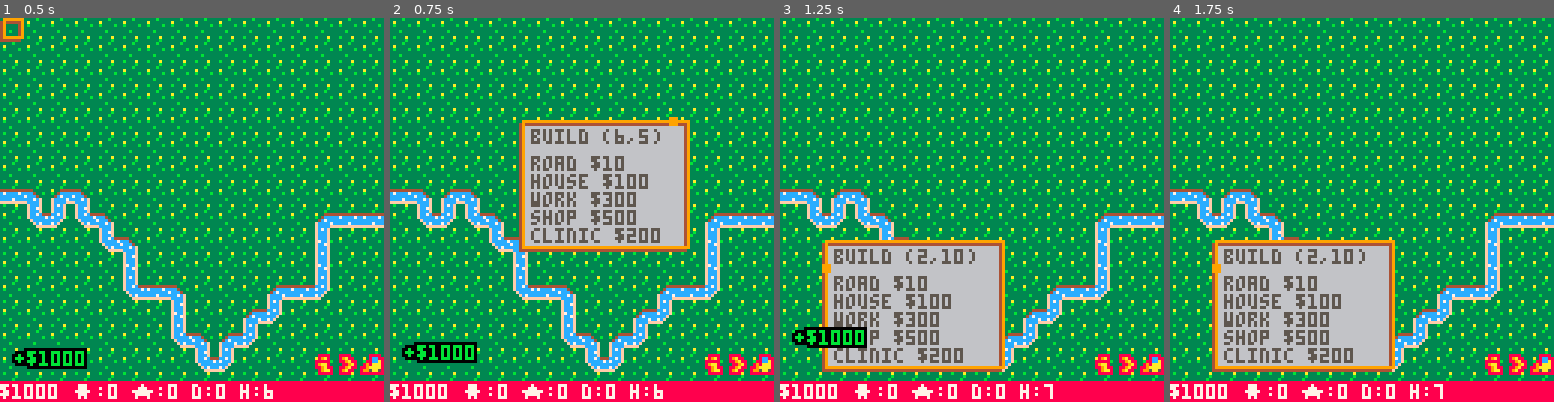
Above: before the commit, frames 1-4 (left to right).
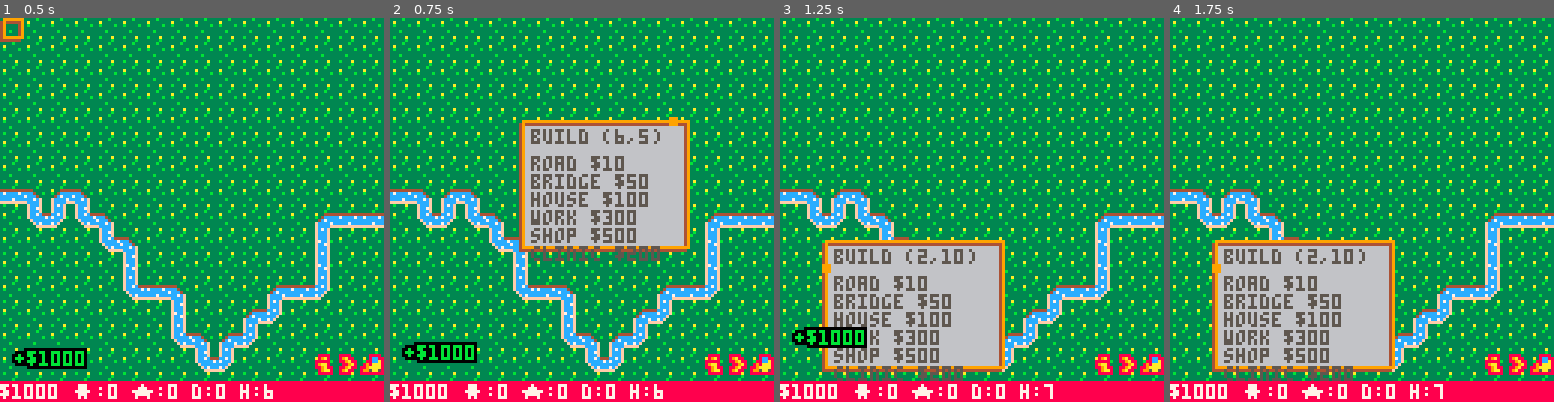
Above: after the commit, the same moments.

Repository: juliusspeak/city_builder
Game: PICO-8 cartridge city_builder.p8
Same seed, same stepped clock (60 frames per second), same inputs: the game is played once before the commit and once after it.
Inputs (mouse positions are in pixels of both pictures, inside the frame that each line leads up to):
- Up to frame 1 (0.5 s): no input
- Up to frame 2 (0.75 s): click (670, 121) at 0.67 s
- Up to frame 3 (1.25 s): click (826, 267) at 1.22 s
- Up to frame 4 (1.75 s): no input

Frame 1 is identical in both runs. In frame 2, 2.0% of the frame differs, in the area x 36-71%, y 40-64%; in frame 3, 1.9%; in frame 4, 2.0%.

Commit message:
new ui info for buildings, working bridges

Diff:
--- a/build.lua
+++ b/build.lua
@@ -3,7 +3,7 @@
 	local y = mouse_cell.y/8
 	local price = bld_price[bld]
 
-	if can_build(x,y,price) then
+	if can_build(x,y,price,bld) then
 		spr_build(bld,x,y)
 		money -= price
 		local building = building(bld,x,y)
@@ -13,19 +13,25 @@
 	end
 end
 
-function can_build(x,y,price)
-	if spr_map[y][x] == 0 and
-	spr_map[y][x+1] == 0 and
-	spr_map[y+1][x] == 0 and
-	spr_map[y+1][x+1] == 0 then
-		if money >= price then
-			return true
-		else
-			return false
+function can_build(x,y,price,bld)
+	local permit = true
+
+	if bld == "bridge" then
+		if not has({37,52},spr_map[y][x]) then
+			permit = false
 		end
 	else
-		return false
+		if spr_map[y][x] != 0 or spr_map[y][x+1] != 0 or
+		spr_map[y+1][x] != 0 or spr_map[y+1][x+1] != 0 then
+			permit = false
+		end
 	end
+
+	if money < price then
+		permit = false
+	end
+
+	return permit
 end
 
 function spr_build(bld,x,y)
@@ -38,11 +44,23 @@
         spr = {6,7,22,23}
 	elseif bld == "shop" then
         spr = {34,35,50,51}
+	elseif bld == "bridge" then
+		if spr_map[y][x] == 37 then
+        	spr = {59}
+		elseif spr_map[y][x] == 52 then
+        	spr = {43}
+		end
 	end
     spr_map[y][x] = spr[1]
-    spr_map[y][x+1] = spr[2]
-    spr_map[y+1][x] = spr[3]
-    spr_map[y+1][x+1] = spr[4]
+	if spr[2] != nil then
+    	spr_map[y][x+1] = spr[2]
+	end
+	if spr[3] != nil then
+    	spr_map[y+1][x] = spr[3]
+	end
+	if spr[4] != nil then
+    	spr_map[y+1][x+1] = spr[4]
+	end
 end
 
 function building(name,x,y)
@@ -53,17 +71,36 @@
 		info = {}
 	}
 	if name == "house" then
-		obj["info"]["tenants"] = 100
-		obj["info"]["has work"] = "no"
-		obj["info"]["has shop"] = "no"
-		obj["info"]["work hr"] = 0
-		obj["info"]["shop hr"] = 0
+		obj["work hr"] = 0
+		obj["shop hr"] = 0
+		obj["has work"] = "no"
+		obj["has shop"] = "no"
+		obj["tenants"] = 100
 		obj["works"] = {}
 		obj["shops"] = {}
+
+		obj["max tenants"] = 100
 	elseif name == "work" then
-		obj["info"]["workers"] = 0
+		obj["workers"] = 0
+		obj["max workers"] = 300
 	elseif name == "shop" then
-		obj["info"]["buyers"] = 0
+		obj["buyers"] = 0
+		obj["max buyers"] = 500
+	end
+
+	function obj:get_info()
+		if name == "house" then
+			obj["info"]["tenants:"] = self["tenants"].."/"..self["max tenants"]
+			obj["info"]["connected to work:"] = self["has work"]
+			obj["info"]["connected to shop:"] = self["has shop"]
+			obj["info"]["work travel:"] = self["work hr"].." hr"
+			obj["info"]["shop travel:"] = self["shop hr"].." hr"
+		elseif name == "work" then
+			obj["info"]["workers:"] = self["workers"].."/"..self["max workers"]
+		elseif name == "shop" then
+			obj["info"]["buyers:"] = self["buyers"].."/"..self["max buyers"]
+		end
+		return obj["info"]
 	end
 
 	function obj:self_destroy()
--- a/city.lua
+++ b/city.lua
@@ -24,10 +24,10 @@
     end
 
     for house in all(houses) do
-        local part = ceil(100/house.info["work hr"])
+        local part = ceil(100/house["work hr"])
         local work = get_nearest_work(house)
 
-        if work != nil and work.info["workers"] < 300 and house.info["tenants"] > 0 then
+        if work != nil and work["workers"] < 300 and house["tenants"] > 0 then
             local remain = work_increase_workers(work, part)
             house_reduce_tenats(house, remain)
         end
@@ -42,10 +42,10 @@
     end
 
     for house in all(houses) do
-        local part = ceil(100/house.info["shop hr"])
+        local part = ceil(100/house["shop hr"])
         local shop = get_nearest_shop(house)
 
-        if shop != nil and shop.info["buyers"] < 500 and house.info["tenants"] > 0 then
+        if shop != nil and shop["buyers"] < 500 and house["tenants"] > 0 then
             local remain = shop_increase_buyers(shop, part)
             house_reduce_tenats(house, remain)
         end
@@ -70,17 +70,17 @@
         local from_bld
         local type
         if from == "work" then
-            part = ceil(100/house.info["work hr"])
+            part = ceil(100/house["work hr"])
             from_bld = get_nearest_work(house)
             type = "workers"
         elseif from == "shop" then
-            part = ceil(100/house.info["work hr"])
+            part = ceil(100/house["work hr"])
             from_bld = get_nearest_shop(house)
             type = "buyers"
         end
 
 
-        if from_bld != nil and from_bld.info[type] > 0 and house.info["tenants"] < 100 then
+        if from_bld != nil and from_bld[type] > 0 and house["tenants"] < 100 then
             local remain = house_increase_tenats(house, part)
             if from == "work" then
                 work_reduce_workers(from_bld, remain)
@@ -96,7 +96,7 @@
     local workers = 0
 
     for w in all(works) do
-        workers += w.info["workers"]
+        workers += w["workers"]
     end
 
     if money >= ceil(workers/10) then
@@ -110,7 +110,7 @@
     local buyers = 0
 
     for b in all(shops) do
-        buyers += b.info["buyers"]
+        buyers += b["buyers"]
     end
 
     if goods >= 0 then
@@ -130,6 +130,6 @@
     return blds
 end
 
-function set_info(bld,name,val)
-    bld.info[name] = val
+function set_bld_val(bld,name,val)
+    bld[name] = val
 end
--- a/city_builder.p8
+++ b/city_builder.p8
@@ -31,22 +31,22 @@
 000000000889a8805dd56dccdccdccd557756777777777755456414141414145061a1600cc6cc44c00000000061a1d6666666666000000000000000000000000
 00000000089a88005dd66dddddddddd557766777777777755466444444444445061116000ccccc4c000000000611160000000000000000000000000000000000
 0000000008888000556666666666665555666666666666555566666666666655061a160000000ccc00000000061a160000000000000000000000000000000000
-00000000000000005555555555555555000000000000000000000000000000000611160000000000061116000444444000000000000000000000000000000000
-0000000088888000588888888888888500004444444444444440000000000000061a1d55000888805d1a16004444444400888800000000000000000000000000
+00000000000000005555555555555555000000000000000000000000000000000611160000000000061116000999999000000000000000000000000000000000
+0000000088888000588888888888888500004444444444444440000000000000061a1d55000888805d1a16009444444900888800000000000000000000000000
 0000000089aa880058eeeeeeeeeeee850004ccccc7cccc7cccc4000000000000061111110008cc88111116004dddddd40089a800000000000000000000000000
 00000000889aa88058eeeeeeeeeeee85004c7ccccccccccc7ccc40000000000000611a1a0088cca81a1160001dddddd108888800000000000000000000000000
 000000000889aa8058e6666666666e850fcccc7ccccc7cccccc7cf0000000000000611110898aaa8111600001dddddd1089aa800000000000000000000000000
-00000000889aa88058e6666666666e850fccccfffffffffffccccf000000000000006666889aaaa866600000144444410889a880000000000000000000000000
-0000000089aa880058888888888888850fc7cf00000000000fcccf0000000000000000008995aa5800000000444444440089aa80000000000000000000000000
+00000000889aa88058e6666666666e850fccccfffffffffffccccf000000000000006666889aaaa866600000199999910889a880000000000000000000000000
+0000000089aa880058888888888888850fc7cf00000000000fcccf0000000000000000008995aa5800000000944444490089aa80000000000000000000000000
 000000008888800058787878787878750fcccf00000000000fcc7f00000000000000000088888888000000004000000400888880000000000000000000000000
-000000000000000058787878787878750fcccf000fcccf000fcccf00000000000000000000000000000000004411114400000000000000000000000000000000
-000000000888880056666666666666650fcccf000fcc7c444cc7cf000000000000000000000000000000000004dddd4000000000000000000000000000000000
-000000000898a80057777777777777750f7ccf000fccccc7c7cccf000000000000000000000000000000000004dddd4000000000000000000000000000000000
-000000000898a80057888877777777750fcc7f0000fcccccccccf0000000000000000000000000000000000004dddd4000000000000000000000000000000000
-000000000898a80057755777777777750fcccf00000fc7ccc7cf00000000000000000000000000000000000004dddd4000000000000000000000000000000000
-000000000898a80057756777777777750fcccf000000fffffff000000000000000000000000000000000000004dddd4000000000000000000000000000000000
-000000000898a80055766777777777550fc7cf000000000000000000000000000000000000000000000000000411114000000000000000000000000000000000
-000000000888880055666666666666550fcccf000000000000000000000000000000000000000000000000004411114400000000000000000000000000000000
+000000000000000058787878787878750fcccf000fcccf000fcccf00000000000000000000000000000000009411114900000000000000000000000000000000
+000000000888880056666666666666650fcccf000fcc7c444cc7cf000000000000000000000000000000000009dddd9000000000000000000000000000000000
+000000000898a80057777777777777750f7ccf000fccccc7c7cccf000000000000000000000000000000000009dddd9000000000000000000000000000000000
+000000000898a80057888877777777750fcc7f0000fcccccccccf0000000000000000000000000000000000009dddd9000000000000000000000000000000000
+000000000898a80057755777777777750fcccf00000fc7ccc7cf00000000000000000000000000000000000009dddd9000000000000000000000000000000000
+000000000898a80057756777777777750fcccf000000fffffff000000000000000000000000000000000000009dddd9000000000000000000000000000000000
+000000000898a80055766777777777550fc7cf000000000000000000000000000000000000000000000000000911119000000000000000000000000000000000
+000000000888880055666666666666550fcccf000000000000000000000000000000000000000000000000009411114900000000000000000000000000000000
 __map__
 0101010101010101010101010101010101010000000000000000000000000000000000000000000000000000000000000000000000000000000000000000000000000000000000000000000000000000000000000000000000000000000000000000000000000000000000000000000000000000000000000000000000000000
 0101010101010101010101010101010101010000000000000000000000000000000000000000000000000000000000000000000000000000000000000000000000000000000000000000000000000000000000000000000000000000000000000000000000000000000000000000000000000000000000000000000000000000
--- a/globals.lua
+++ b/globals.lua
@@ -21,7 +21,7 @@
 
 	particles = {}
 --sprites----------------------
-	road_sprites = {8,9,10,11,12,13,24,25,27,28,40,42}
+	road_sprites = {8,9,10,11,12,13,24,25,27,28,40,42, 43,59}
 	river_sprites = {36,37,38,52,53,54}
 	spr_map = {}
 	for y=-1,16 do
@@ -35,6 +35,7 @@
 	builds = {}
 	bld_price = {
 		road = 10,
+		bridge = 50,
 		house = 100,
 		clinic = 200,
 		work = 300,
--- a/house.lua
+++ b/house.lua
@@ -2,18 +2,18 @@
     for house in all(get_blds("house")) do
 
         if dict_size(house.works) > 0 then
-            set_info(house,"has work","yes")
-            set_info(house,"work hr",999)
+            set_bld_val(house,"has work","yes")
+            set_bld_val(house,"work hr",999)
 
             for work, hr in pairs(house.works) do
-                if hr < house.info["work hr"] then
-                   set_info(house,"work hr",hr)
+                if hr < house["work hr"] then
+                   set_bld_val(house,"work hr",hr)
                 end
             end
 
         else
-            set_info(house,"has work","no")
-            set_info(house,"work hr",0)
+            set_bld_val(house,"has work","no")
+            set_bld_val(house,"work hr",0)
         end
     end
 end
@@ -66,18 +66,18 @@
     for house in all(get_blds("house")) do
 
         if dict_size(house.shops) > 0 then
-            set_info(house,"has shop","yes")
-            set_info(house,"shop hr",999)
+            set_bld_val(house,"has shop","yes")
+            set_bld_val(house,"shop hr",999)
 
             for shop, hr in pairs(house.shops) do
-                if hr < house.info["shop hr"] then
-                   set_info(house,"shop hr",hr)
+                if hr < house["shop hr"] then
+                   set_bld_val(house,"shop hr",hr)
                 end
             end
 
         else
-            set_info(house,"has shop","no")
-            set_info(house,"shop hr",0)
+            set_bld_val(house,"has shop","no")
+            set_bld_val(house,"shop hr",0)
         end
     end
 end
@@ -87,7 +87,7 @@
     local del_list = {}
 
     for h in all(houses) do
-        if h.info["has work"] == "no" then
+        if h["has work"] == "no" then
             add(del_list,h)
         end
     end
@@ -98,17 +98,17 @@
 end
 
 function house_increase_tenats(house, count)
-    local tenants = house.info["tenants"]
+    local tenants = house["tenants"]
     if tenants < 100 then
         count = min(100 - tenants,count)
-        set_info(house,"tenants",tenants+count)
+        set_bld_val(house,"tenants",tenants+count)
     end
     return count
 end
 function house_reduce_tenats(house, count)
-    local tenants = house.info["tenants"]
+    local tenants = house["tenants"]
     count = min(count,tenants)
-    set_info(house,"tenants",tenants-count)
+    set_bld_val(house,"tenants",tenants-count)
 end
 
 function get_houses_with_shop()
@@ -116,7 +116,7 @@
     local del_list = {}
 
     for h in all(houses) do
-        if h.info["has shop"] == "no" then
+        if h["has shop"] == "no" then
             add(del_list,h)
         end
     end
--- a/main.lua
+++ b/main.lua
@@ -1,7 +1,7 @@
 function _init()
 	set_globals()
 	poke(0x5f2d, 0x1)
-	draw_river(0,flr(rnd(15)))
+	draw_river(0,flr(rnd(5))+5)
 	fix_roads()
 end
 
--- a/roads.lua
+++ b/roads.lua
@@ -31,50 +31,54 @@
 end
 
 function set_sides(n,s,e,w,x,y)
+	local spr_n
 	if n and s and not e and not w then
-		spr_map[y][x] = 24
+		spr_n = 24
 	end
 	if not n and not s and e and w then
-		spr_map[y][x] = 9
+		spr_n = 9
 	end
 	if not n and not s and	not e and w then
-		spr_map[y][x] = 9
+		spr_n = 9
 	end
 	if not n and not s and	e and not w then
-		spr_map[y][x] = 9
+		spr_n = 9
 	end
 	if n and not s and	not e and not w then
-		spr_map[y][x] = 24
+		spr_n = 24
 	end
 	if not n and s and	not e and not w then
-		spr_map[y][x] = 24
+		spr_n = 24
 	end
 	if n and s and e and w then
-		spr_map[y][x] = 13
+		spr_n = 13
 	end
 	if not n and s and e and w then
-		spr_map[y][x] = 11
+		spr_n = 11
 	end
 	if n and s and e and not w then
-		spr_map[y][x] = 12
+		spr_n = 12
 	end
 	if n and s and not e and w then
-		spr_map[y][x] = 27
+		spr_n = 27
 	end
 	if n and not s and e and w then
-		spr_map[y][x] = 28
+		spr_n = 28
 	end
 	if not n and not e and w and s then
-		spr_map[y][x] = 8
+		spr_n = 8
 	end
 	if not n and e and not w and s then
-		spr_map[y][x] = 10
+		spr_n = 10
 	end
 	if n and not e and w and not s then
-		spr_map[y][x] = 40
+		spr_n = 40
 	end
 	if n and e and not w and not s then
-		spr_map[y][x] = 42
+		spr_n = 42
+	end
+	if spr_map[y][x] != 43 and spr_map[y][x] != 59 then
+		spr_map[y][x] = spr_n
 	end
 end
 
--- a/shop.lua
+++ b/shop.lua
@@ -11,16 +11,16 @@
 end
 
 function shop_increase_buyers(shop, count)
-    local buyers = shop.info["buyers"]
+    local buyers = shop["buyers"]
     if buyers < 500 then
         count = min(500 - buyers,count)
-        set_info(shop,"buyers",buyers+count)
+        set_bld_val(shop,"buyers",buyers+count)
     end
     return count
 end
 
 function shop_reduce_buyers(shop, count)
-    local buyers = shop.info["buyers"]
+    local buyers = shop["buyers"]
     count = min(count,buyers)
-    set_info(shop,"buyers",buyers-count)
+    set_bld_val(shop,"buyers",buyers-count)
 end
--- a/ui.lua
+++ b/ui.lua
@@ -19,10 +19,12 @@
 	title = cur_window .. " (".. tostr(ceil(win_x/8))..","..tostr(ceil(win_y/8)).. ")"
 	local w = #title * 4 + 10
 	local h = 42
+	if cur_window != "build" then
+		win_x, win_y = 8, 8
+		w, h = 108, 108
+	end
 
-    draw_square(w,h)
-    print(title,win_x+3, win_y+3,5)
-
+	draw_square(w,h)
 	highlighte_menu_line()
 	menu_lines = {}
 	if cur_window == "build" then
@@ -30,6 +32,8 @@
 	else
 		draw_building_menu_lines(win_x,win_y)
 	end
+
+    print(title,win_x+3, win_y+3,5)
 end
 
 function draw_square(w,h)
@@ -43,10 +47,11 @@
 
 function draw_build_lines(x,y)
 	menu_line(x+3,y+12,"road")
-	menu_line(x+3,y+18,"house")
-	menu_line(x+3,y+24,"work")
-	menu_line(x+3,y+30,"shop")
-	menu_line(x+3,y+36,"clinic")
+	menu_line(x+3,y+18,"bridge")
+	menu_line(x+3,y+24,"house")
+	menu_line(x+3,y+30,"work")
+	menu_line(x+3,y+36,"shop")
+	menu_line(x+3,y+42,"clinic")
 end
 
 function menu_line(_x,_y,name)
@@ -72,8 +77,8 @@
 	end
 
 	local n = 1
-	for name, data in pairs(bld.info) do
-		local line = name.." "..data
+	for name, data in pairs(bld:get_info()) do
+		local line = name.." "..tostr(data)
 		print(line,x+3,y+6+6*n,5)
 		menu_lines[line] = {
 			x = x+3,
--- a/utils.lua
+++ b/utils.lua
@@ -20,6 +20,7 @@
 	end
 	return false
 end
+
 
 function merge(a1, a2)
 	for val in all(a2) do
--- a/visuals.lua
+++ b/visuals.lua
@@ -41,7 +41,7 @@
 	end
 --hammer
 	if n == 2 then
-		if cur_menu_line != "road" then
+		if cur_menu_line != "road" and cur_menu_line != "bridge" then
 			rect(x,y,x+16,y+16,6)
 		end
 		spr(25,x,y)
@@ -111,24 +111,28 @@
 end
 
 function is_work_mark(bld)
-	local x,y = 0,0
-	x = bld.x*8
-	y = bld.y*8
+	no_mark_list = {"bridge"}
+	local x,y = bld.x*8, bld.y*8
+
 	local mark = false
 	if bld.sprite == "house" do
-		if bld.info["has work"] == "yes" do
+		if bld["has work"] == "yes" do
 			mark = true
 		end
 	end
 	if bld.sprite == "work" do
-		if bld.info["workers"] > 0 do
+		if bld["workers"] > 0 do
 			mark = true
 		end
 	end
 	if bld.sprite == "shop" do
-		if bld.info["buyers"] > 0 do
+		if bld["buyers"] > 0 do
 			mark = true
 		end
+	end
+
+	if has(no_mark_list, bld.sprite) then
+		return
 	end
 
 	if mark == true do
--- a/work.lua
+++ b/work.lua
@@ -1,17 +1,17 @@
 
 function work_increase_workers(work, count)
-    local workers = work.info["workers"]
+    local workers = work["workers"]
     if workers < 300 then
         count = min(300 - workers,count)
-        set_info(work,"workers",workers+count)
+        set_bld_val(work,"workers",workers+count)
     end
     return count
 end
 
 function work_reduce_workers(work, count)
-    local workers = work.info["workers"]
+    local workers = work["workers"]
     count = min(count,workers)
-    set_info(work,"workers",workers-count)
+    set_bld_val(work,"workers",workers-count)
 end
 
 function get_empty_works()
@@ -19,7 +19,7 @@
     local del_list = {}
 
     for w in all(works) do
-        if w.info["workers"] >= 300 then
+        if w["workers"] >= 300 then
             add(del_list,w)
         end
     end
